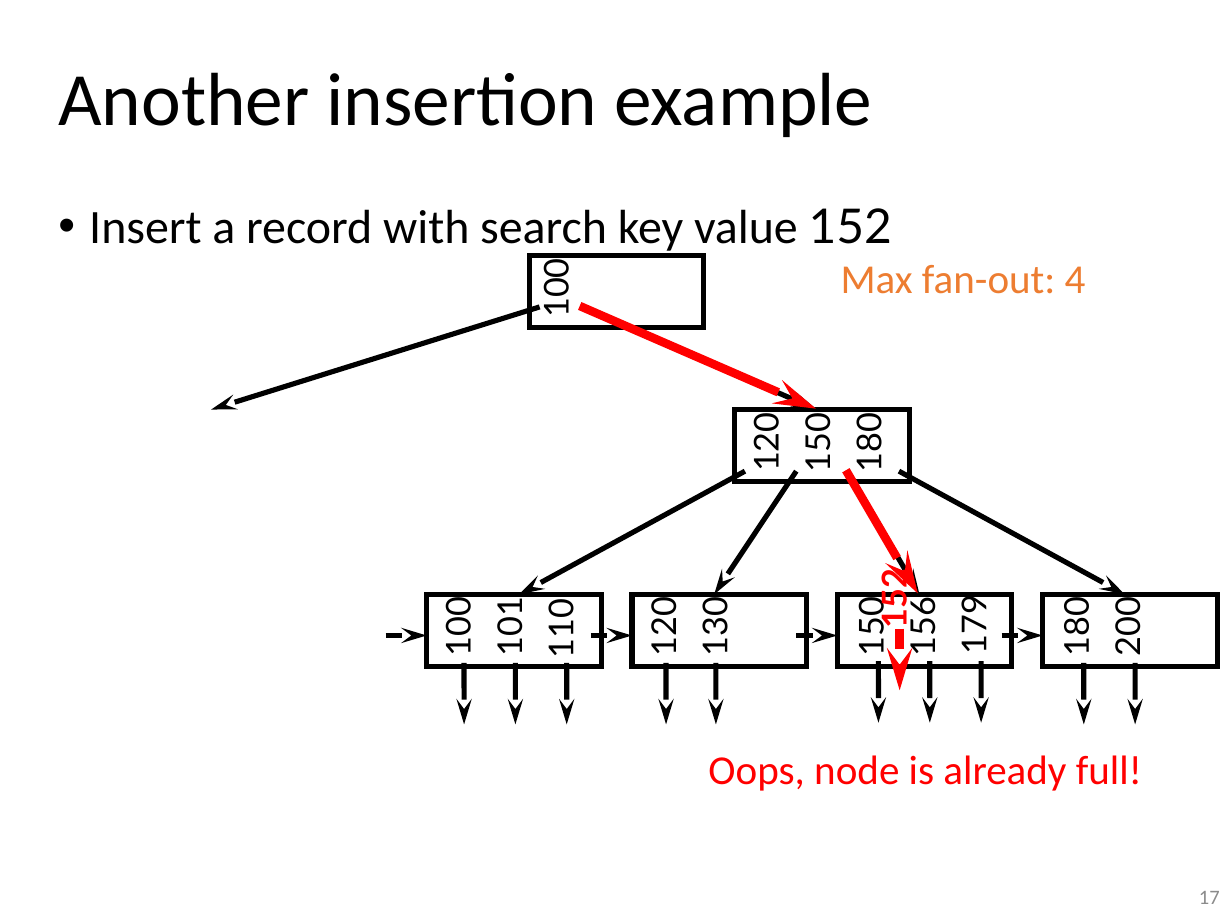
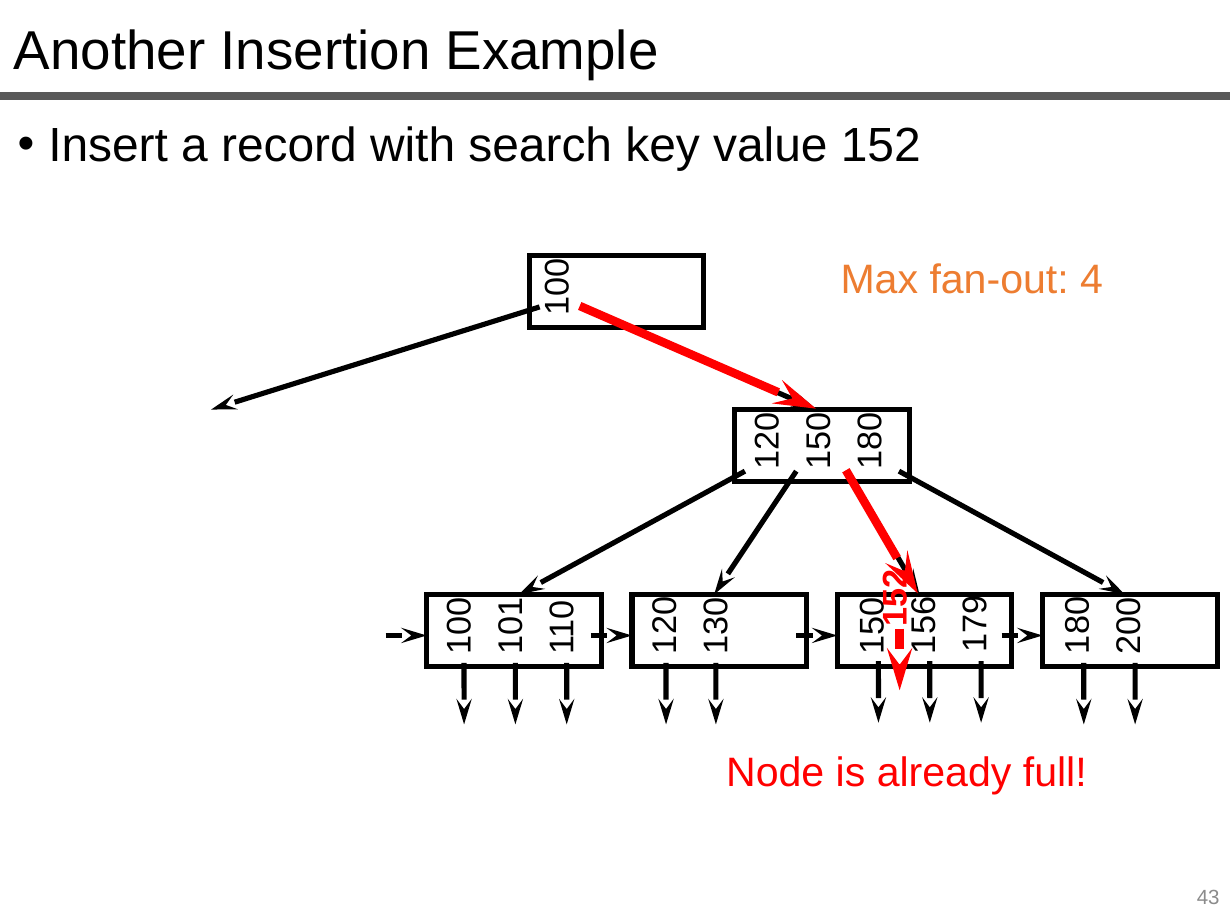
Before and after one commit to queryproc/slides, a slide deck: slide 43 of 12-index-slides.pptx (slide 17 before the commit). Drawn at 1232x924 pixels with LibreOffice and Linux fonts; fonts in the diff are those of the drawing. Boxes give left, top, right and bottom in pixels: in the first picture for what was removed or moved away, otherwise in the second. Text is boxed around its words. In the diff, an @@ line names an element or a change of style, - is before the commit and + after.

```diff
--- a/12-index-slides.pptx
+++ b/12-index-slides.pptx
@@ text "Another Insertion Example" at [14,29,659,79]: vertical alignment middle to top @@
@@ text at [14,29,659,79]: text changed; size 44 to 32 pt; font Calibri to Arial @@
-Another insertion example
+Another Insertion Example
@@ line added from (0, 96) to (1231, 96), #595959 4.5 pt @@
@@ text "Insert a record with search ...": place and size @@
-text "Insert a record with search ..." at [89,208,892,255]
+text "Insert a record with search ..." at [48,126,921,170]
@@ text "Insert a record with search ..." at [48,126,921,170]: font Calibri to Arial; font Lato to Arial in "152" @@
@@ text "Max fan-out: 4" at [841,263,1103,294]: font Calibri to Arial @@
@@ font Lato to Arial in 15 elements at [538,263,576,313], [748,417,786,467], [799,418,837,467], [850,418,888,467], [440,602,478,652], [491,602,529,652], [645,602,683,652], [696,602,734,652], [853,602,891,653], [904,602,942,653], [1058,602,1096,652], [1109,602,1147,653], [876,574,914,625], [955,600,993,650], [542,605,580,652] @@
@@ text at [726,756,1087,795]: text changed; font Calibri to Arial @@
-Oops, node is already full!
+Node is already full!
@@ page number at [1197,890,1220,904]: text changed; font Calibri to Arial @@
-17
+43
```
Also in this commit, not shown: 15 other slides changed, 45 slides added, 20 slides removed, 1 other file.
